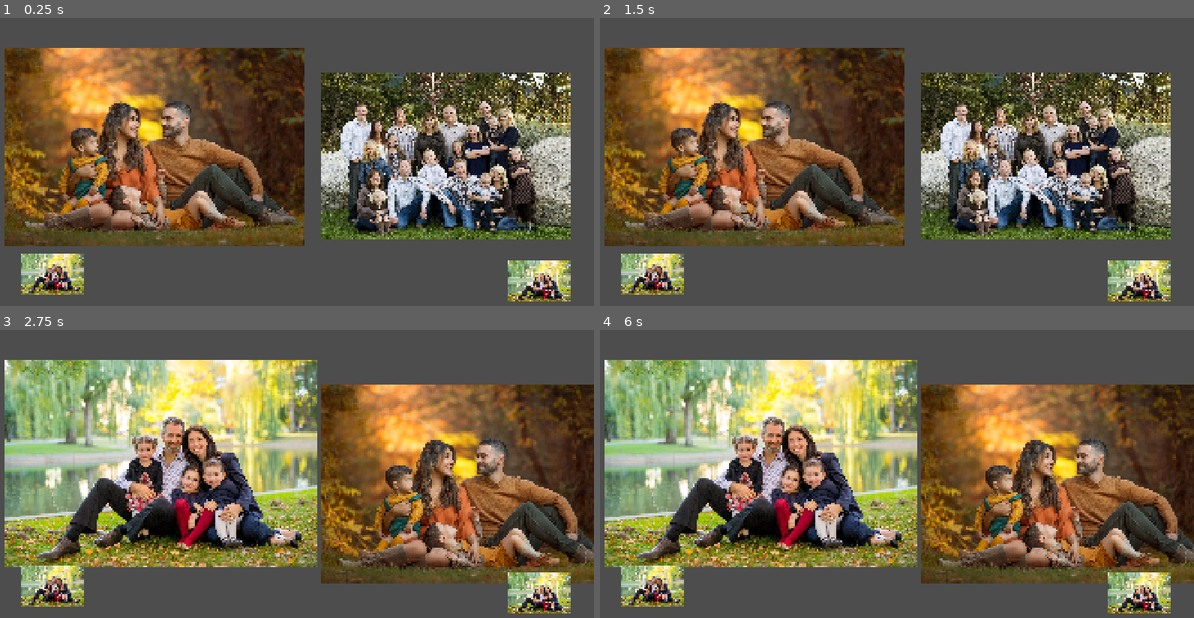
Above: before the commit, frames 1-4 (two rows, left to right).
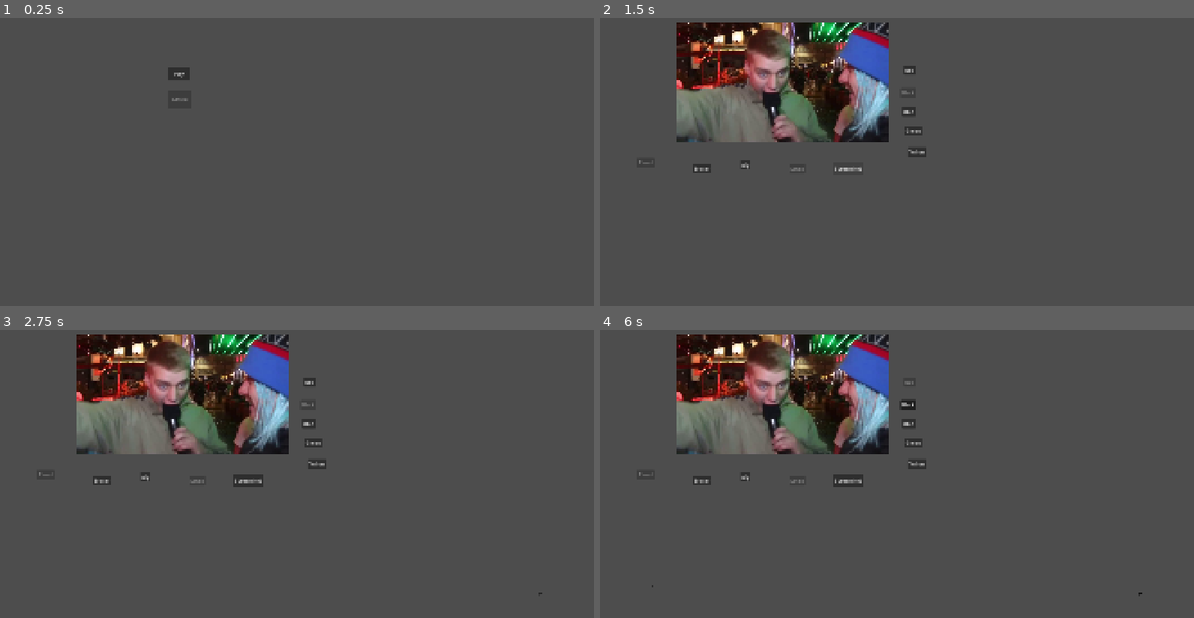
Above: after the commit, the same moments.

Repository: DGoblot/enjam2026
Game: Godot game, scene res://scenes/main_menu.tscn
Two runs of this game, one before a commit and one after it. Both use one fixed random seed, a clock stepped at 60 frames per second and the inputs below. Before the commit the project starts from res://scenes/album.tscn.
Inputs (mouse positions are in pixels of both pictures, inside the frame that each line leads up to):
- Up to frame 1 (0.25 s): no input
- Up to frame 2 (1.5 s): click (778, 72) at 0.5 s, where only the run after the commit has a clickable "Play"; click (849, 167) at 1.25 s, where only the run after the commit has a clickable "Screenshot"
- Up to frame 3 (2.75 s): click (540, 594) at 2.02 s
- Up to frame 4 (6 s): click (1140, 594) at 2.77 s; click (653, 586) at 3.52 s; click (748, 476) at 4.25 s, where only the run after the commit has a clickable "Big"; click (796, 479) at 5 s, where only the run after the commit has a clickable "Small"; click (908, 381) at 5.75 s, where only the run after the commit has a clickable "Red"

The runs differ from the first frame. In frame 1, 59% of the frame differs, in the area x 0-97%, y 10-99%; in frame 2, 62%; in frame 3, 73%, in the area x 0-100%, y 1-99%; in frame 4, 73%.

Commit message:
main menu + screenshot is working

Diff:
--- a/project.godot
+++ b/project.godot
@@ -11,7 +11,7 @@
 [application]
 
 config/name="Enjam 2026"
-run/main_scene="uid://cwr7egkwwfe42"
+run/main_scene="uid://dpgdy2b2q37mn"
 config/features=PackedStringArray("4.7", "Forward Plus")
 config/icon="res://icon.svg"
 
--- /dev/null
+++ b/scenes/main_menu.tscn
@@ -0,0 +1,36 @@
+[gd_scene format=3 uid="uid://dpgdy2b2q37mn"]
+
+[ext_resource type="Script" uid="uid://be11ooa7upqbr" path="res://scripts/menuScript.gd" id="1_l6cm7"]
+
+[node name="MainMenu" type="Control" unique_id=92239897]
+layout_mode = 3
+anchors_preset = 15
+anchor_right = 1.0
+anchor_bottom = 1.0
+grow_horizontal = 2
+grow_vertical = 2
+script = ExtResource("1_l6cm7")
+
+[node name="Button" type="Control" parent="." unique_id=1686626233]
+anchors_preset = 0
+offset_right = 40.0
+offset_bottom = 40.0
+
+[node name="StartButton" type="Button" parent="Button" unique_id=1281516674]
+unique_name_in_owner = true
+layout_mode = 0
+offset_left = 556.0
+offset_top = 247.0
+offset_right = 628.0
+offset_bottom = 289.0
+text = "Play"
+
+[node name="AlbumButton" type="Button" parent="Button" unique_id=1595191546]
+unique_name_in_owner = true
+layout_mode = 0
+offset_left = 556.0
+offset_top = 321.0
+offset_right = 633.0
+offset_bottom = 378.0
+disabled = true
+text = "Album"
--- a/scenes/test_colo.tscn
+++ b/scenes/test_colo.tscn
@@ -134,3 +134,12 @@
 offset_bottom = 534.0
 toggle_mode = true
 text = "Yellow"
+
+[node name="Screen" type="Button" parent="Buttons" unique_id=1199653726]
+unique_name_in_owner = true
+layout_mode = 0
+offset_left = 766.0
+offset_top = 550.0
+offset_right = 861.0
+offset_bottom = 593.0
+text = "Screenshot"
--- a/scripts/album.gd
+++ b/scripts/album.gd
@@ -11,7 +11,7 @@
 func _ready() -> void:
 	_allImages = _load_json_file()
 	_putImageOnPage(0)
-	pass # Replace with function body.
+	buttonPreviousPage.disabled = true
 
 func _load_json_file() -> Array:
 	if not FileAccess.file_exists("res://scripts/listImagesAlbum.json"):
--- a/scripts/drawzone.gd
+++ b/scripts/drawzone.gd
@@ -26,6 +26,9 @@
 var _current_line: Line2D
 var eraser := false
 
+@onready var screen_button := %Screen
+
+
 func _ready() -> void:
 	color_buttons = color_buttons_node.get_children()
 
@@ -43,6 +46,9 @@
 	small_button.button_pressed = true
 	pencil_button.button_pressed = true
 	black_button.button_pressed = true
+
+	screen_button.pressed.connect(take_screenshoot)
+
 
 func _input(event: InputEvent) -> void:
 	if event is InputEventMouseButton:
@@ -141,3 +147,35 @@
 			color = Color.YELLOW
 
 	print(button.name)
+
+func take_screenshoot() -> void:
+	# Create the SubViewport
+	var sub_viewport = SubViewport.new()
+	# Add the SubViewport to the tree
+	add_child(sub_viewport)
+	# Use the same World2D as the main Viewport
+	sub_viewport.world_2d = get_viewport().world_2d
+	# Set its size
+	sub_viewport.size = Vector2(1920, 1080)
+	# We only need it to update once for the screenshoot
+	sub_viewport.render_target_update_mode = SubViewport.UPDATE_ONCE
+	# Move it to the place we want to take the screenshoot
+	sub_viewport.canvas_transform.origin = Vector2(-0, 0)
+	var date = Time.get_date_string_from_system().replace(".", "_")
+	var time = Time.get_time_string_from_system().replace(":", "")
+	var screenshot_path = "res://Images/screenshot_%s_%s.png" % [date, time]
+	# Wait for the next frame to render
+	await RenderingServer.frame_post_draw
+	# Grab the image, save it and free the SubViewport
+	var img = sub_viewport.get_texture().get_image()
+	img.save_png(screenshot_path)
+	_addImageToJSON(screenshot_path)
+	sub_viewport.queue_free()
+
+
+func _addImageToJSON(screenshot_path: String):
+	var json_file = FileAccess.open("res://scripts/listImagesAlbum.json", FileAccess.READ_WRITE)
+	var arrayListmagesPath = JSON.parse_string(json_file.get_as_text())
+	arrayListmagesPath.append(screenshot_path)
+	json_file.store_string(JSON.stringify(arrayListmagesPath, "\t"))
+	json_file.close()
--- a/scripts/listImagesAlbum.json
+++ b/scripts/listImagesAlbum.json
@@ -1,9 +1,3 @@
 [
-	"res://Images/27a4665-srgb.jpg",
-	"res://Images/Family PIctures_53.jpg",
-	"res://Images/R.jpg",
-	"res://Images/27a4665-srgb.jpg",
-	"res://Images/Family PIctures_53.jpg",
-	"res://Images/R.jpg",
-	"res://Images/27a4665-srgb.jpg",
+
 ]
--- /dev/null
+++ b/scripts/menuScript.gd
@@ -0,0 +1,20 @@
+extends Control
+
+@onready var playButton = %StartButton
+@onready var albumButton = %AlbumButton
+
+# Called when the node enters the scene tree for the first time.
+func _ready() -> void:
+	playButton.pressed.connect(_change_scene.bind("res://scenes/test_colo.tscn"))
+	albumButton.pressed.connect(_change_scene.bind("res://scenes/album.tscn"))
+	albumButton.disabled = true
+
+func _change_scene(scene_root):
+	get_tree().change_scene_to_file(scene_root)
+
+func _checkIfAlbumIsAvailable():
+	var file = FileAccess.open("res://scripts/listImagesAlbum.json", FileAccess.READ)
+	var json_string = file.get_as_text()
+	file.close()
+	if (json_string != "" ):
+		albumButton.disabled = false
Binary file removed: Images/27a4665-srgb.jpg
Not shown, removed: Images/27a4665-srgb.jpg.import
Binary file removed: Images/Family PIctures_53.jpg
Not shown, removed: Images/Family PIctures_53.jpg.import
Binary file removed: Images/R.jpg
Not shown, removed: Images/R.jpg.import
Not shown, added: scripts/menuScript.gd.uid
